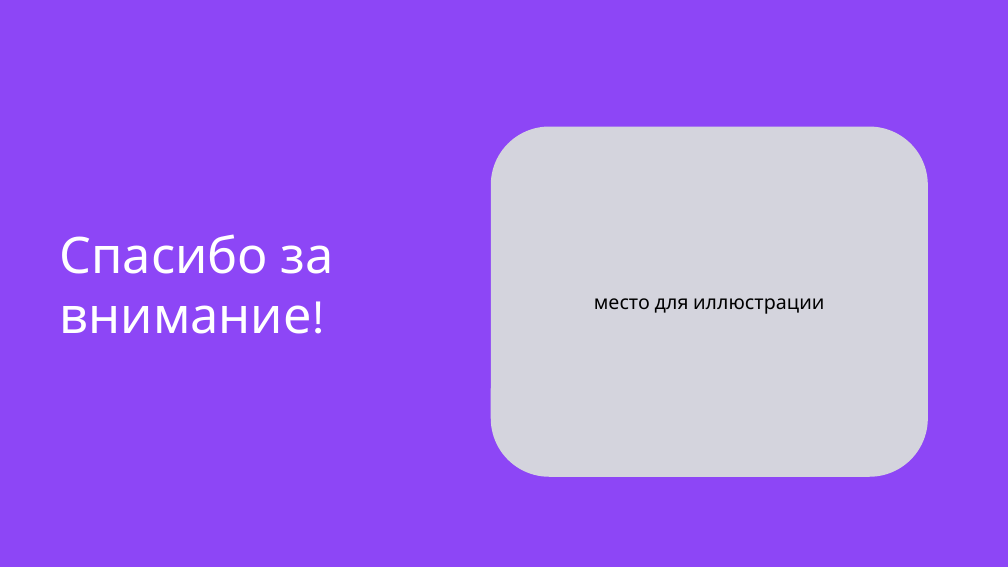
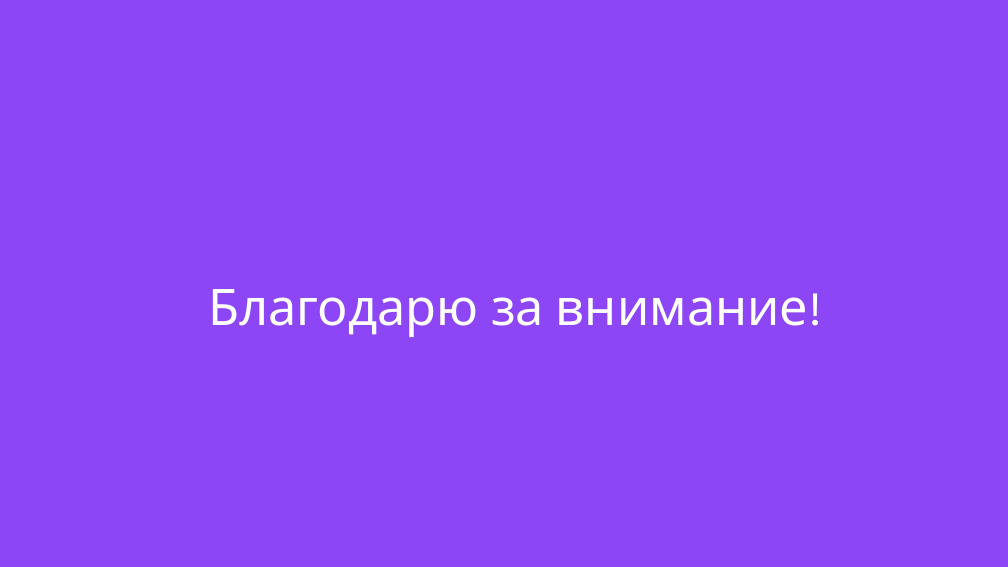
Before and after one commit to Denowsky/Diploma, a slide deck: slide 10 of Презентация.pptx. Drawn at 1008x567 pixels with LibreOffice and Linux fonts; fonts in the diff are those of the drawing; background and template pictures are left out. Boxes give left, top, right and bottom in pixels: in the first picture for what was removed or moved away, otherwise in the second. Text is boxed around its words. In the diff, an @@ line names an element or a change of style, - is before the commit and + after.

```diff
--- a/Презентация.pptx
+++ b/Презентация.pptx
@@ rounded rectangle removed at (491,127,928,477) @@
-место для иллюстрации
@@ title at (208,289,808,337): text changed @@
-Спасибо за внимание!
+Благодарю за внимание!
```
Also in this commit, not shown: 7 other slides changed, 2 slides added, 2 slides removed.
